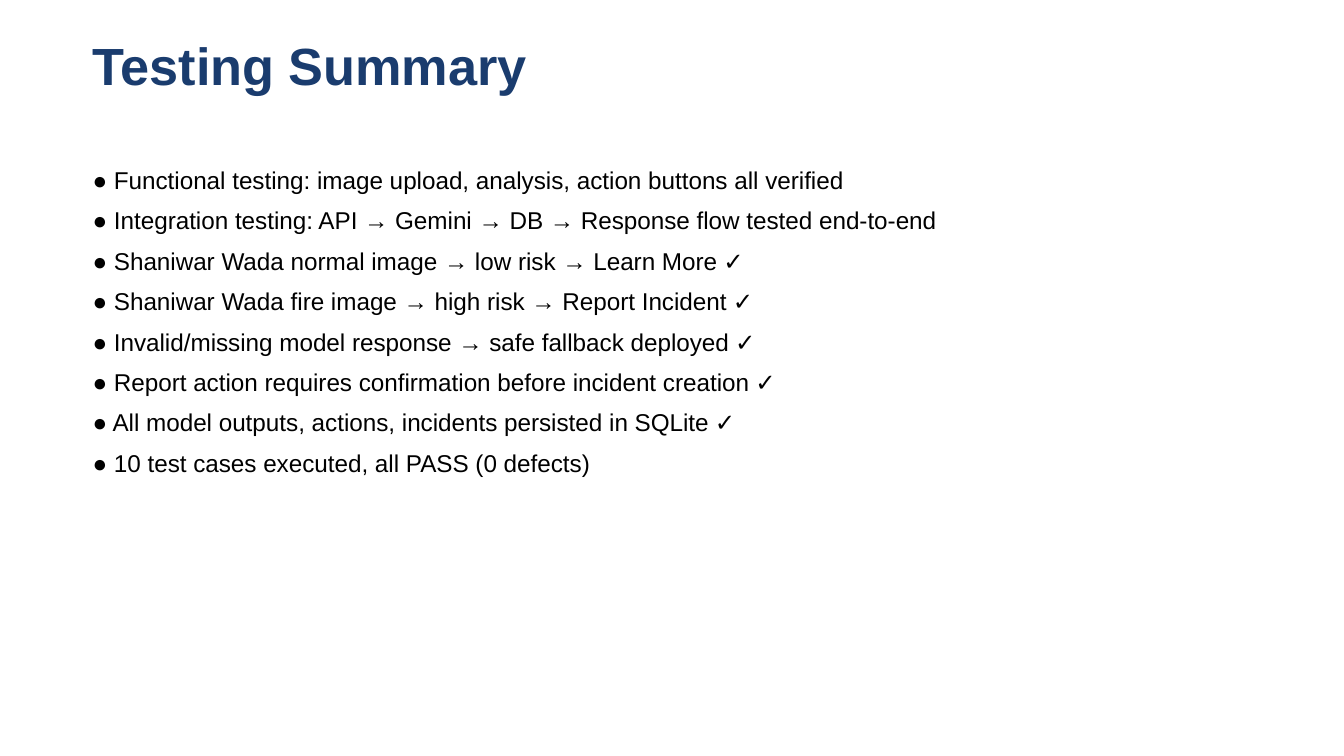
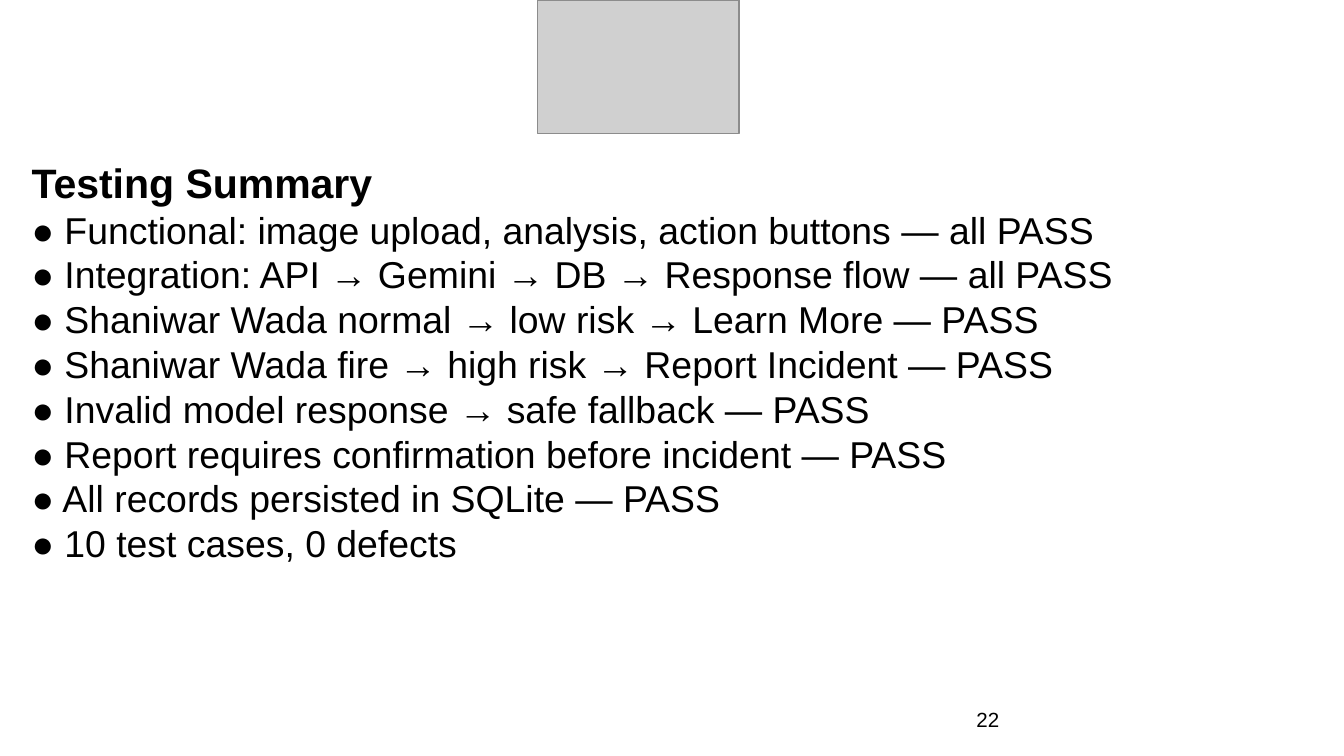
Before and after one commit to nibodhdaware/VisionGPT, a slide deck: slide 22 of paper/stage2_review3_updated.pptx. Drawn at 1344x756 pixels with LibreOffice and Linux fonts; fonts in the diff are those of the drawing; grey boxes stand for pictures. Boxes give left, top, right and bottom in pixels: in the first picture for what was removed or moved away, otherwise in the second. Text is boxed around its words. In the diff, an @@ line names an element or a change of style, - is before the commit and + after.

```diff
--- a/paper/stage2_review3_updated.pptx
+++ b/paper/stage2_review3_updated.pptx
@@ picture added at [538,0,739,134] @@
@@ text removed at [93,47,527,95] @@
-Testing Summary
@@ text at [32,168,1112,562]: text changed; size 13 to 20 pt @@
-● Functional testing: image upload, analysis, action buttons all verified
-● Integration testing: API → Gemini → DB → Response flow tested end-to-end
-● Shaniwar Wada normal image → low risk → Learn More ✓
-● Shaniwar Wada fire image → high risk → Report Incident ✓
-● Invalid/missing model response → safe fallback deployed ✓
-● Report action requires confirmation before incident creation ✓
-● All model outputs, actions, incidents persisted in SQLite ✓
-● 10 test cases executed, all PASS (0 defects)
+Testing Summary
+● Functional: image upload, analysis, action buttons — all PASS
+● Integration: API → Gemini → DB → Response flow — all PASS
+● Shaniwar Wada normal → low risk → Learn More — PASS
+● Shaniwar Wada fire → high risk → Report Incident — PASS
+● Invalid model response → safe fallback — PASS
+● Report requires confirmation before incident — PASS
+● All records persisted in SQLite — PASS
+● 10 test cases, 0 defects
@@ text added at [976,712,999,727], 11 pt, text #000000 @@
+22
```
Also in this commit, not shown: 48 other slides changed, 4 slides added, 4 slides removed.
